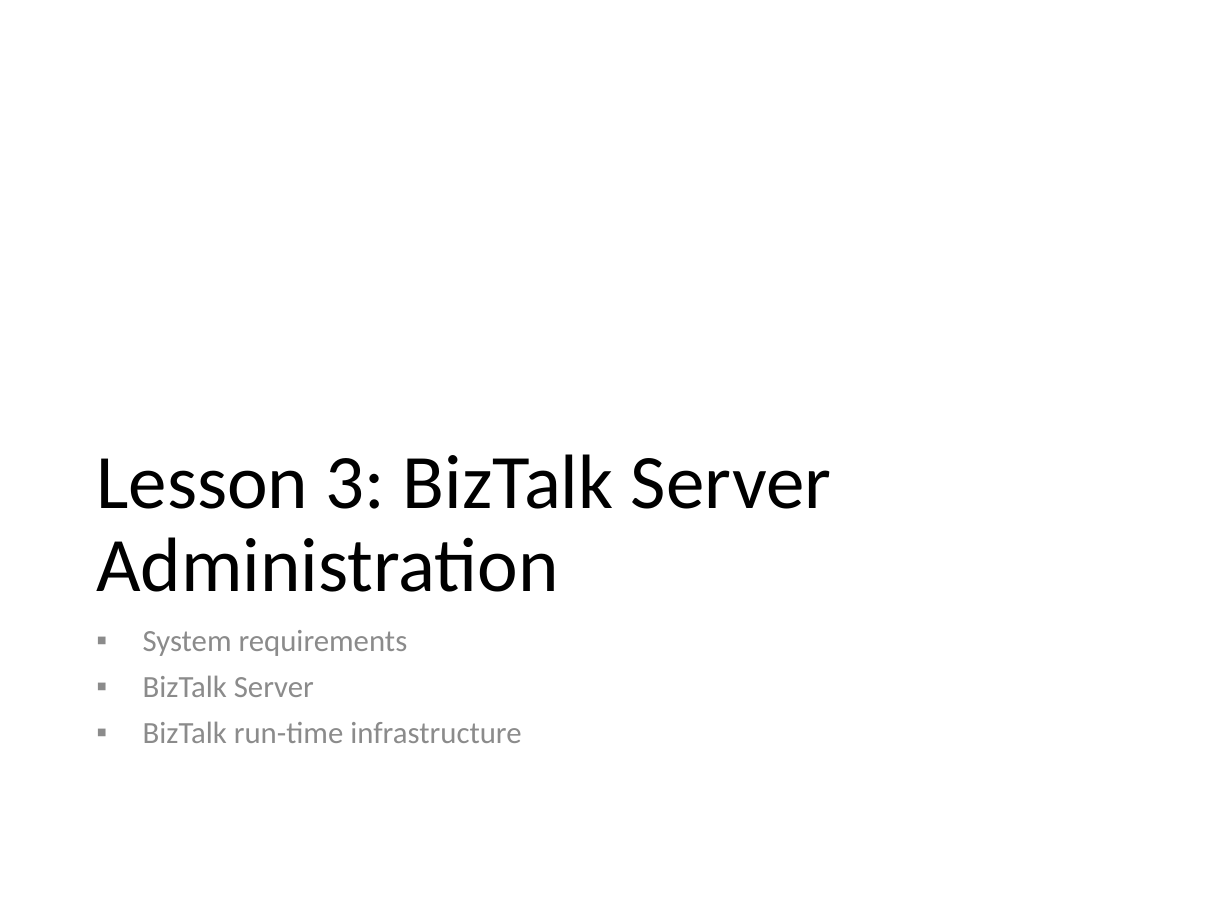
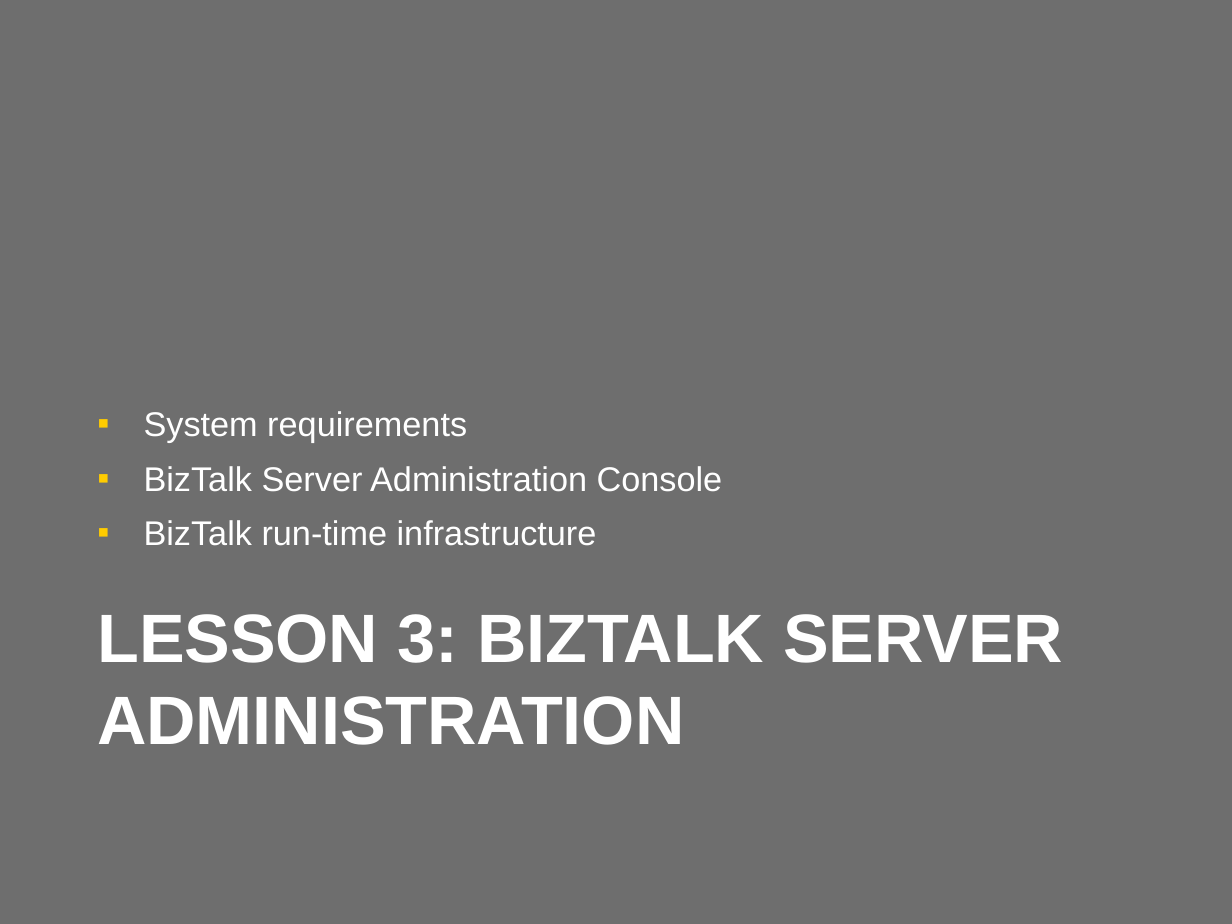
Before and after one commit to wmmihaa/BizTalk-Server---Developing-Integration-Solutions, a slide deck: slide 60 of Slides/Module 1 - Introduction to BizTalk Server.pptx. Drawn at 1232x924 pixels with LibreOffice and Linux fonts; fonts in the diff are those of the drawing. Boxes give left, top, right and bottom in pixels: in the first picture for what was removed or moved away, otherwise in the second. Text is boxed around its words. In the diff, an @@ line names an element or a change of style, - is before the commit and + after.

```diff
--- a/Slides/Module 1 - Introduction to BizTalk Server.pptx
+++ b/Slides/Module 1 - Introduction to BizTalk Server.pptx
@@ background #FFFFFF to #6E6E6E @@
@@ text "System requirements": place and size @@
-text "System requirements" at box(143, 630, 521, 743)
+text "System requirements" at box(144, 411, 723, 546)
@@ text "System requirements" at box(144, 411, 723, 546): size 18 to 20 pt, font Calibri to Arial; text colour #8C8C8C to #FFFFFF in "System requirements", "BizTalk Server", "BizTalk run-time infrastructure"; line spacing 0.9 to 1; vertical alignment top to bottom @@
@@ title "LESSON 3: BIZTALK SERVER ADMINISTRATION" at box(97, 614, 1063, 745): vertical alignment bottom to top @@
@@ title at box(97, 614, 1063, 745): text changed; size 45 to 40 pt; font Calibri to Arial; text colour #000000 to #FFFFFF; bold on @@
-Lesson 3: BizTalk Server Administration
+LESSON 3: BIZTALK SERVER ADMINISTRATION
```
Also in this commit, not shown: 67 other slides changed, 16 other files.
